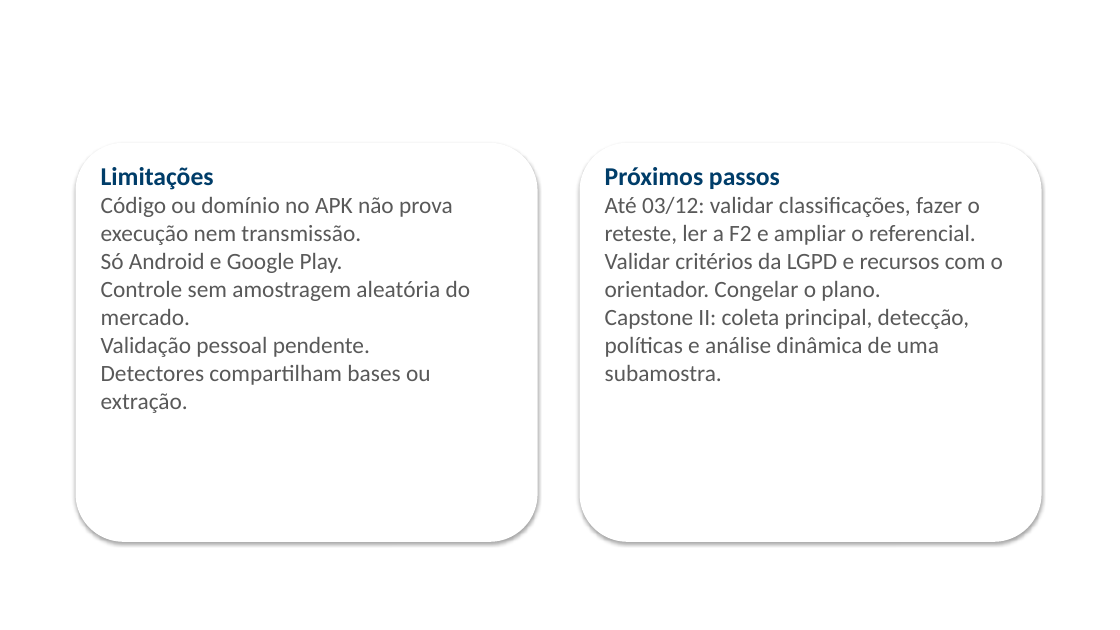
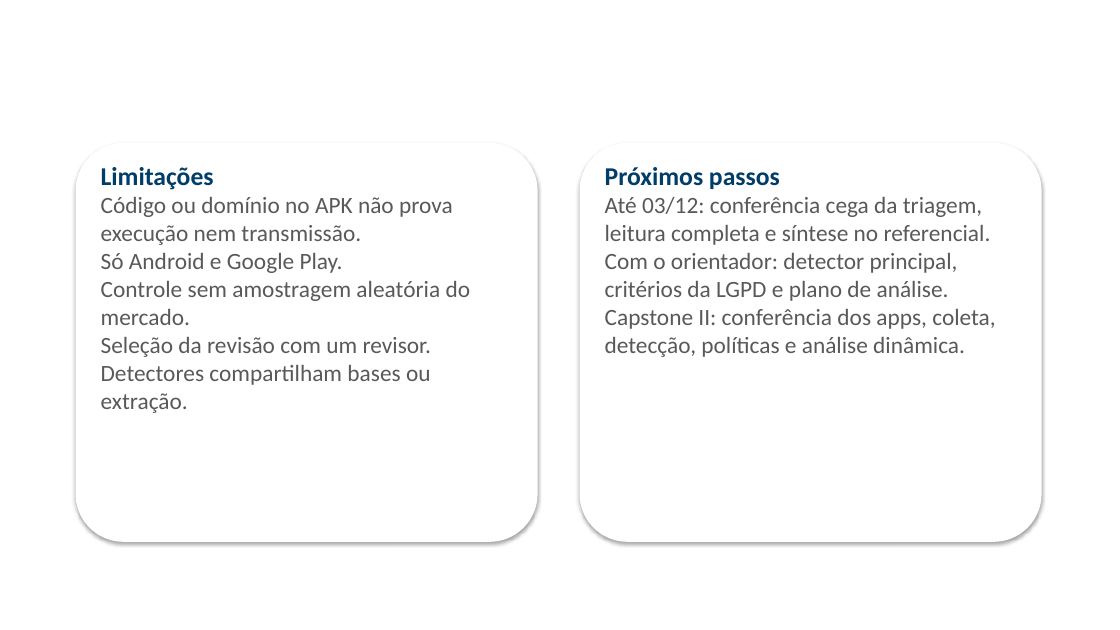
Before and after one commit to ClaudioAMF1/TCC, a slide deck: slide 13 of tcc/apresentacao/simulacao-defesa-rascunho.pptx. Drawn at 1120x630 pixels with LibreOffice and Linux fonts; fonts in the diff are those of the drawing; background and template pictures are left out. Boxes give left, top, right and bottom in pixels: in the first picture for what was removed or moved away, otherwise in the second. Text is boxed around its words. In the diff, an @@ line names an element or a change of style, - is before the commit and + after.

```diff
--- a/tcc/apresentacao/simulacao-defesa-rascunho.pptx
+++ b/tcc/apresentacao/simulacao-defesa-rascunho.pptx
@@ text at <box>605,197,995,357</box>: text changed @@
-Até 03/12: validar classificações, fazer o reteste, ler a F2 e ampliar o referencial.
-Validar critérios da LGPD e recursos com o orientador. Congelar o plano.
-Capstone II: coleta principal, detecção, políticas e análise dinâmica de uma subamostra.
+Até 03/12: conferência cega da triagem, leitura completa e síntese no referencial.
+Com o orientador: detector principal, critérios da LGPD e plano de análise.
+Capstone II: conferência dos apps, coleta, detecção, políticas e análise dinâmica.
@@ text at <box>101,337,431,357</box>: text changed @@
-Validação pessoal pendente.
+Seleção da revisão com um revisor.
```
Also in this commit, not shown: 3 other slides changed, 20 other files.
